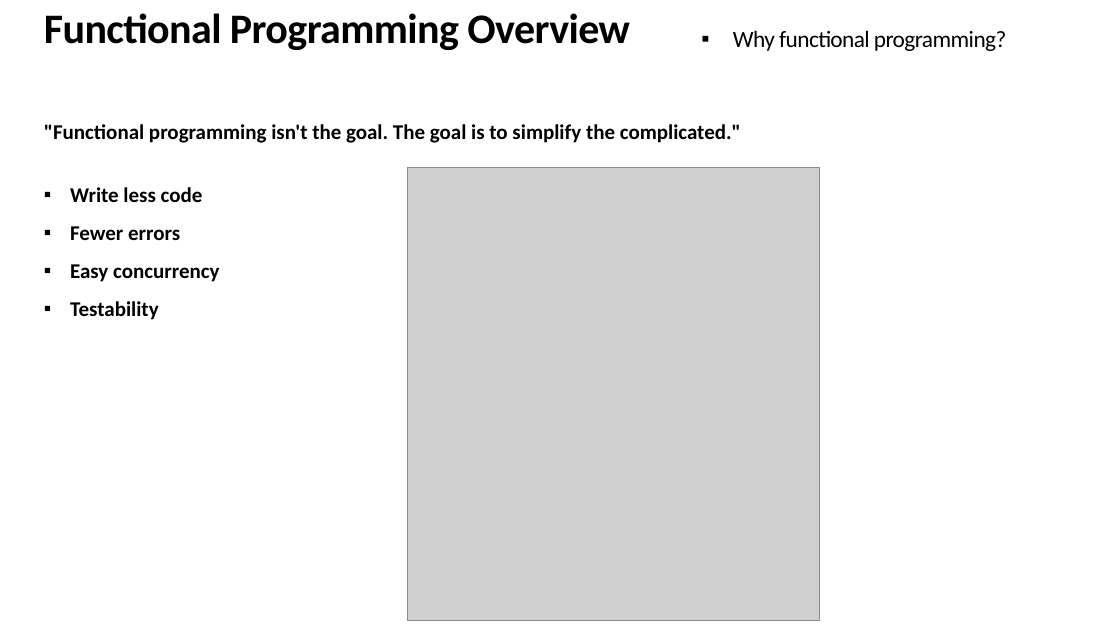
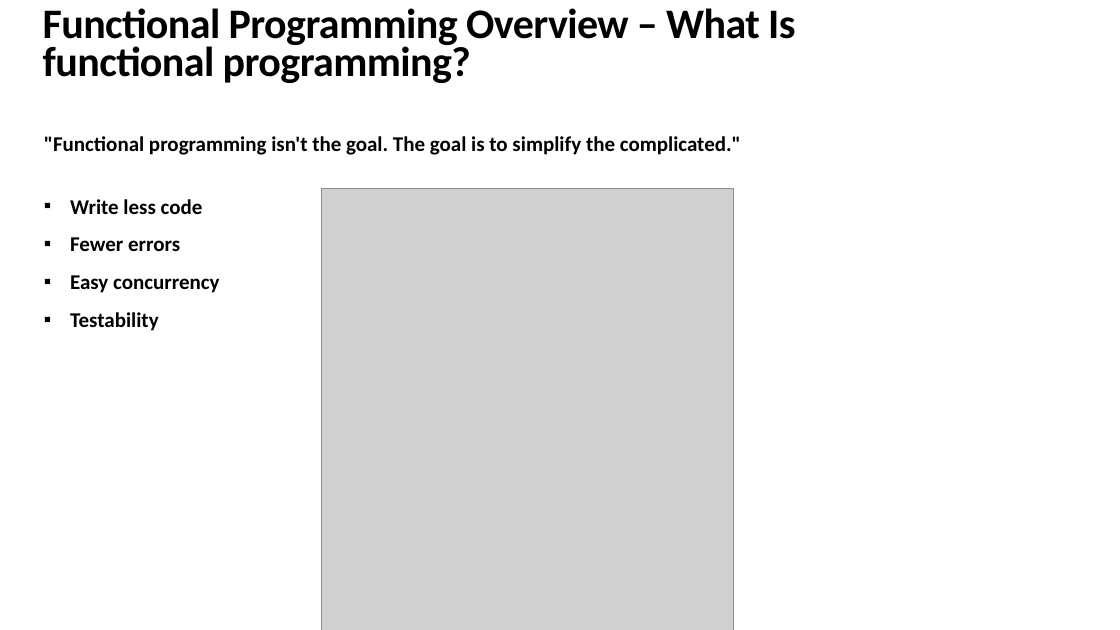
Before and after one commit to srdjan/workshop-functional-js, a slide deck: slide 20 of Functional-javascript.pptx. Drawn at 1120x630 pixels with LibreOffice and Linux fonts; fonts in the diff are those of the drawing; grey boxes stand for pictures. Boxes give left, top, right and bottom in pixels: in the first picture for what was removed or moved away, otherwise in the second. Text is boxed around its words. In the diff, an @@ line names an element or a change of style, - is before the commit and + after.

```diff
--- a/Functional-javascript.pptx
+++ b/Functional-javascript.pptx
@@ text at (43,8,795,83): text changed @@
-Functional Programming Overview
+Functional Programming Overview – What Is functional programming?
@@ text removed at (733,30,1007,51) @@
-▪ Why functional programming?
@@ text ""Functional programming isn't the goal. ...": place and size @@
-text ""Functional programming isn't the goal. ..." at (44,124,741,320)
+text ""Functional programming isn't the goal. ..." at (44,136,741,331)
@@ picture: place and size @@
-picture at (408,168,819,621)
+picture at (322,188,734,630)
```
Also in this commit, not shown: 38 other slides changed, 2 other files.
